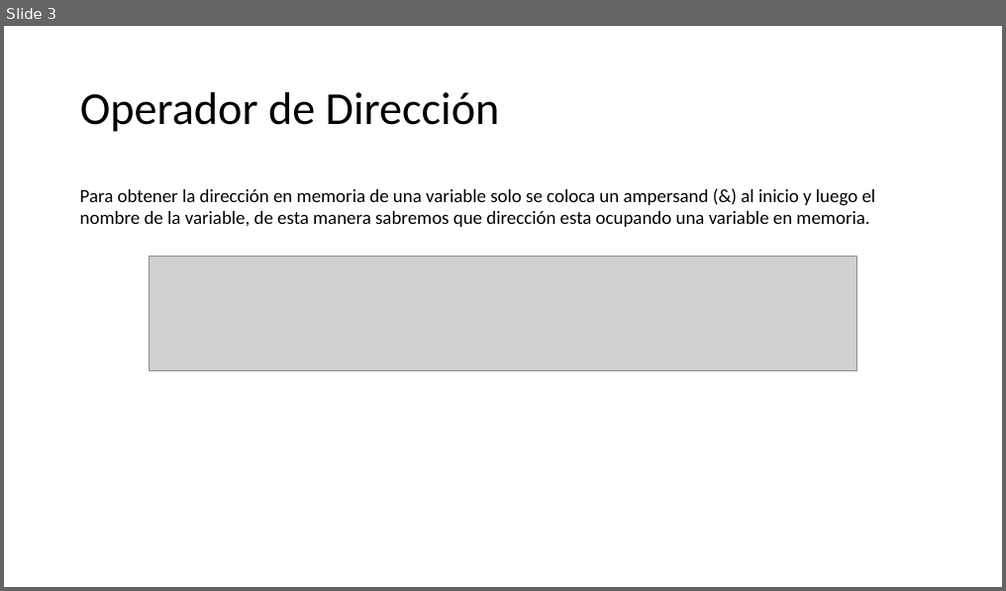
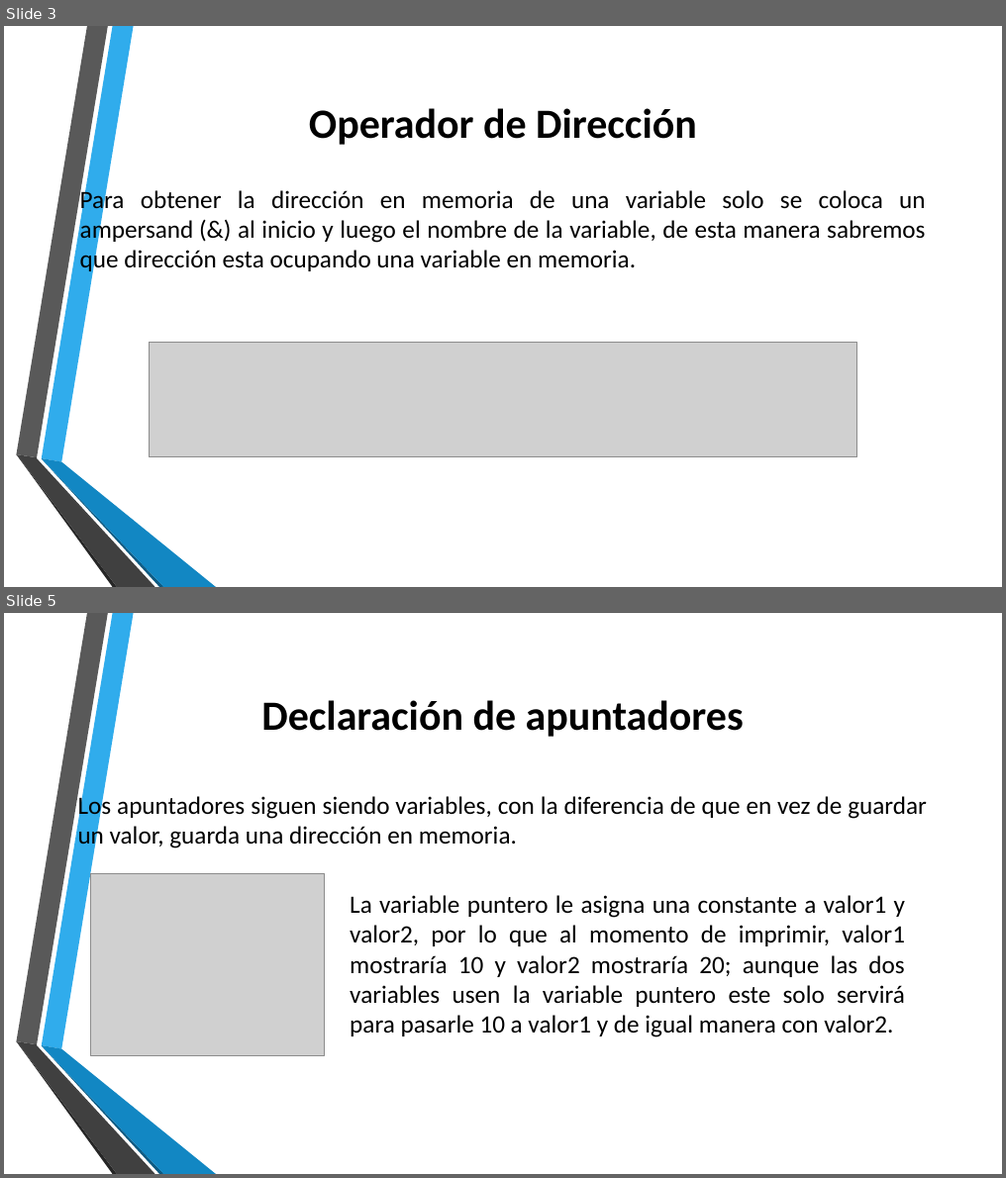
Before and after one commit to Luis96791/EstructuraDatos, a slide deck: Apuntadores.pptx. Shown one above the other, each under a label of ours: slide 3 before the commit, slides 3 and 5 after it; the slides between them are not shown. The pictures are 1006x591 and 1006x1178 pixels, drawn with LibreOffice and Linux fonts; fonts in the diff are those of the drawing; grey boxes stand for pictures; background and template pictures are left out. Boxes give left, top, right and bottom in pixels: in the first picture for what was removed or moved away, otherwise in the second. Text is boxed around its words. In the diff, an @@ line names an element or a change of style, - is before the commit and + after.

```diff
--- a/Apuntadores.pptx
+++ b/Apuntadores.pptx
@@ slide 5 added at (x1=4, y1=613, x2=1002, y2=1174), background picture (left out); not listed: 6 template elements that a slide beside it also shows @@
@@ title added at (x1=261, y1=700, x2=744, y2=737), 40 pt, text #000000, bold @@
+Declaración de apuntadores
@@ text added at (x1=78, y1=794, x2=927, y2=851), 24 pt, text #000000 @@
+Los apuntadores siguen siendo variables, con la diferencia de que en vez de guardar un valor, guarda una dirección en memoria.
@@ picture added at (x1=90, y1=873, x2=325, y2=1057) @@
@@ text added at (x1=350, y1=895, x2=905, y2=1038), 24 pt, text #000000 @@
+La variable puntero le asigna una constante a valor1 y valor2, por lo que al momento de imprimir, valor1 mostraría 10 y valor2 mostraría 20; aunque las dos variables usen la variable puntero este solo servirá para pasarle 10 a valor1 y de igual manera con valor2.
@@ slide 3 changed as well @@
@@ title "Operador de Dirección" moved from (x1=80, y1=92, x2=500, y2=132) to (x1=309, y1=108, x2=697, y2=145) @@
@@ title "Operador de Dirección" at (x1=309, y1=108, x2=697, y2=145): size 44 to 40 pt, bold on; alignment left to centre; line spacing 0.9 to 1 @@
@@ text "Para obtener la dirección en ..." at (x1=80, y1=187, x2=925, y2=274): size 18 to 24 pt; alignment left to justified @@
@@ picture moved from (x1=149, y1=256, x2=856, y2=372) to (x1=149, y1=342, x2=856, y2=458) @@
@@ group added at (x1=16, y1=26, x2=216, y2=587): 6 freeform shapes @@
```
Also in this commit, not shown: 1 other slide changed, 12 other slides added, 2 slides removed, 22 other files.
